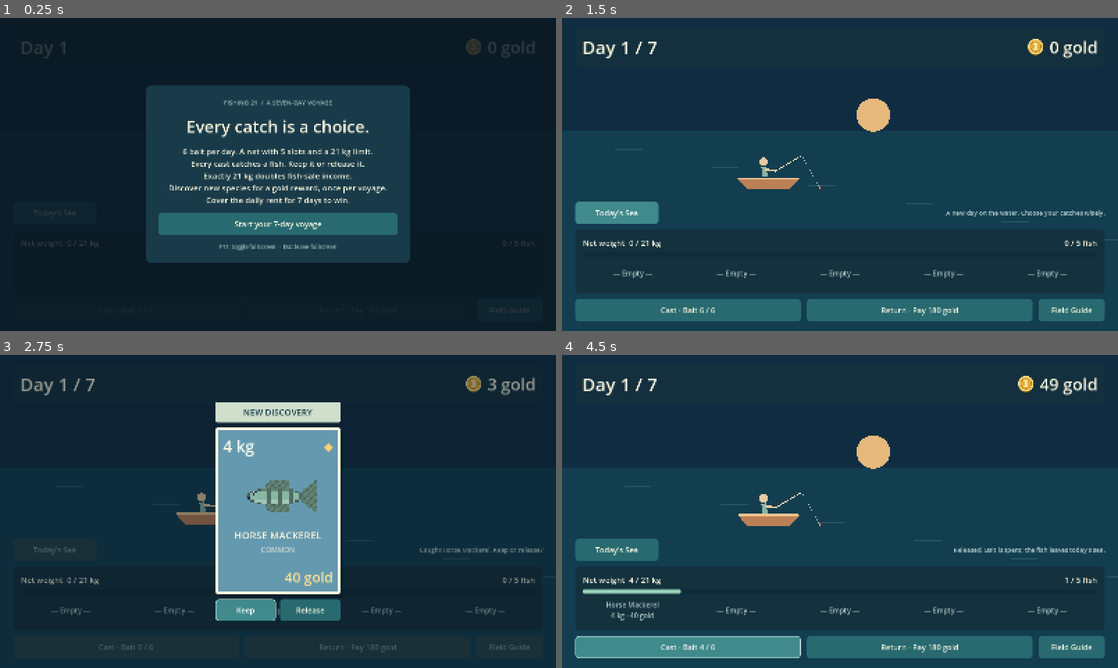
Above: before the commit, frames 1-4 (two rows, left to right).
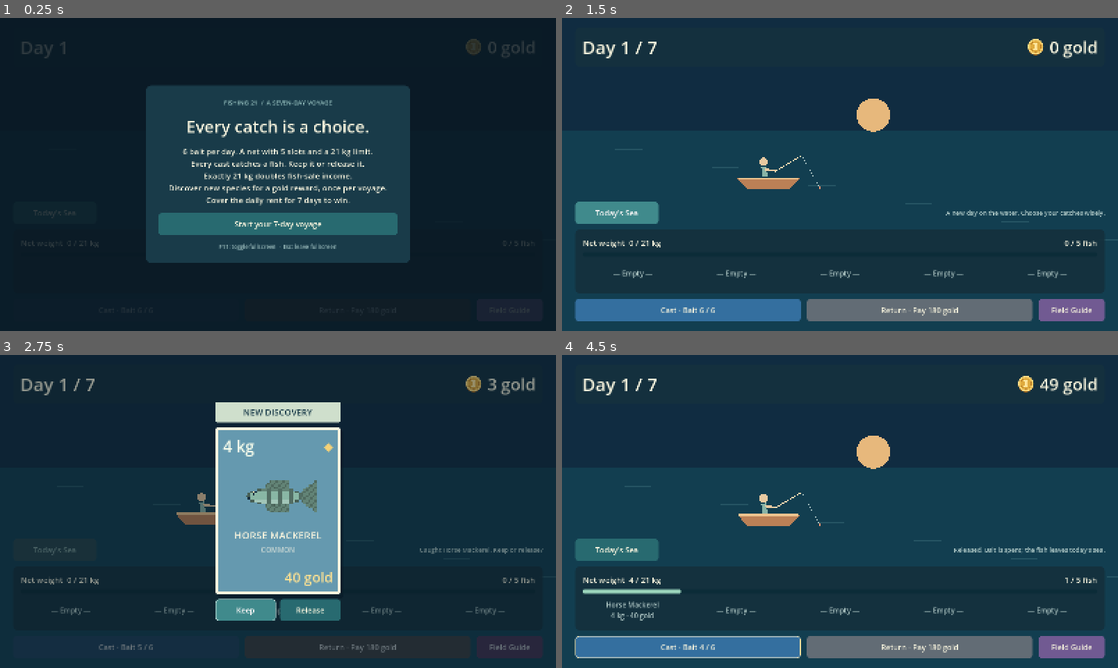
Above: after the commit, the same moments.

Repository: Peggyyyyyyyy123/fishing-21
Game: Godot game, scene res://scenes/main.tscn
The game is run twice, just before and just after one commit, with the same random seed, the same clock (stepped at 60 frames per second) and the same inputs.
Inputs:
- Up to frame 1 (0.25 s): no input
- Up to frame 2 (1.5 s): click "Start your 7-day voyage" at 0.5 s; click "Today's Sea" at 1.25 s
- Up to frame 3 (2.75 s): click "Cast · Bait 6 / 6" at 2 s
- Up to frame 4 (4.5 s): click "Keep" at 2.75 s; click "Cast · Bait 5 / 6" at 3.5 s; click "Release" at 4.25 s

The runs differ from the first frame. In frame 2, 6.5% of the frame differs, in the area x 2-98%, y 89-97%; in frame 3, 0.1%; in frame 4, 6.4%.

Commit message:
Give gameplay action buttons distinct colours

Diff:
--- a/presentation/game_view.gd
+++ b/presentation/game_view.gd
@@ -10,6 +10,8 @@
 signal restart_requested
 signal keep_requested
 signal release_requested
+
+const RETURN_GREY := Color("626c75")
 
 var _session: GameSession
 var _config: GameConfig
@@ -225,6 +227,9 @@
 		item.size_flags_horizontal = Control.SIZE_EXPAND_FILL
 		item.custom_minimum_size.y = 64
 	_guide_button.custom_minimum_size = Vector2(190, 64)
+	UiKit.style_action(_cast_button, Color("346f9f"))
+	UiKit.style_action(_return_button, RETURN_GREY)
+	UiKit.style_action(_guide_button, Color("715a92"))
 	_cast_button.pressed.connect(func(): cast_requested.emit())
 	_return_button.pressed.connect(func(): return_requested.emit())
 	_guide_button.pressed.connect(open_field_guide)
--- a/presentation/ui_kit.gd
+++ b/presentation/ui_kit.gd
@@ -127,3 +127,17 @@
 	ui.set_stylebox("background", "ProgressBar", box(Color("0b2c38"), 4, 0))
 	ui.set_stylebox("fill", "ProgressBar", box(Color("9cd6bc"), 4, 0))
 	return ui
+
+
+## Colours a single action without changing other controls or its input rules.
+static func style_action(button: Button, color: Color, text_color: Color = INK) -> void:
+	button.add_theme_stylebox_override("normal", box(color, 10, 16))
+	button.add_theme_stylebox_override("hover", box(color.lightened(0.12), 10, 16))
+	button.add_theme_stylebox_override("pressed", box(color.darkened(0.16), 10, 16))
+	button.add_theme_stylebox_override("disabled", box(color.darkened(0.45), 10, 16))
+	button.add_theme_stylebox_override("focus", box(Color.TRANSPARENT, 10, 16, Color("f6df9c"), 2))
+	button.add_theme_color_override("font_color", text_color)
+	button.add_theme_color_override("font_hover_color", text_color)
+	button.add_theme_color_override("font_pressed_color", text_color)
+	button.add_theme_color_override("font_focus_color", text_color)
+	button.add_theme_color_override("font_disabled_color", Color("b0b7ba"))
--- a/tests/test_interface.gd
+++ b/tests/test_interface.gd
@@ -44,6 +44,12 @@
 	check(view.get_node("%DayLabel").text == "Day 1 / 7", "Day label shows current and total days")
 	check(view.get_node("%QuotaLabel").text == "0 gold", "Large right daily earnings")
 	check((view.get_node("%EarningsCoin") as TextureRect).texture != null, "Income has a coin icon")
+	var return_button := view.get_node("%ReturnButton") as Button
+	check((return_button.get_theme_stylebox("normal") as StyleBoxFlat).bg_color == GameView.RETURN_GREY, "Return is grey below rent")
+	check(not return_button.disabled, "Grey return remains usable below rent")
+	var cast_color := (view.get_node("%CastButton").get_theme_stylebox("normal") as StyleBoxFlat).bg_color
+	var guide_color := (view.get_node("%CatalogButton").get_theme_stylebox("normal") as StyleBoxFlat).bg_color
+	check(cast_color != guide_color and cast_color != GameView.RETURN_GREY and guide_color != GameView.RETURN_GREY, "Three action buttons have distinct colours")
 	check(view.get_node("%DayLabel").get_theme_font_size("font_size") >= 48, "Day typography enlarged")
 	check(view.get_node("%CastButton").text.contains("Bait 6 / 6"), "Bait moved to Cast")
 	check(view.get_node("%ReturnButton").text.contains("Pay 180 gold"), "Rent moved to Return")
